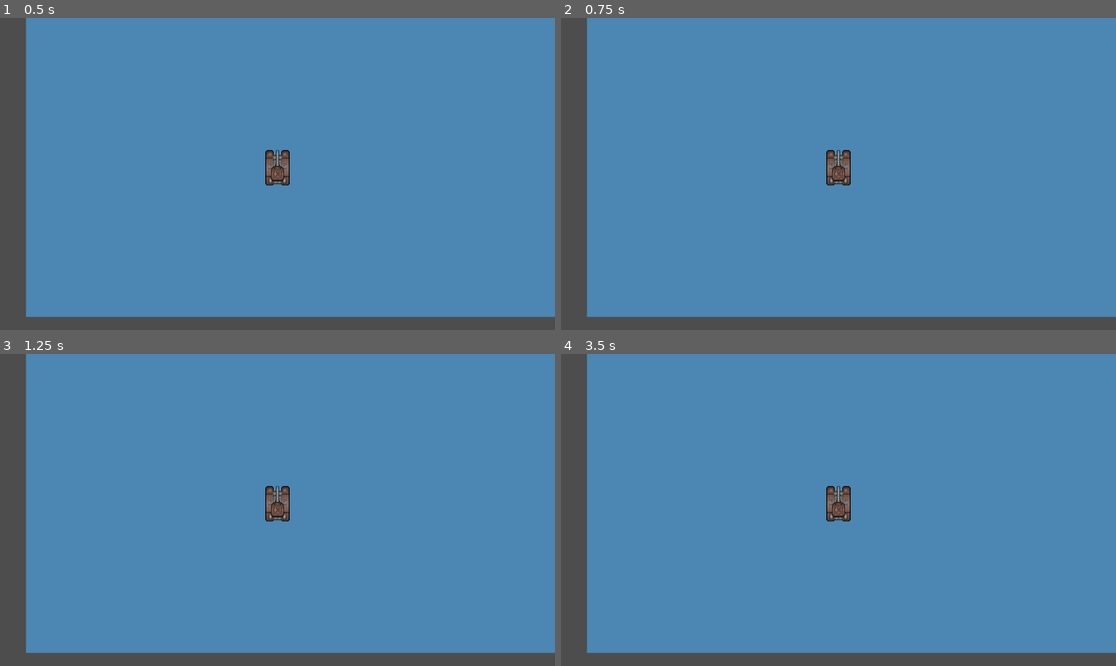
Above: before the commit, frames 1-4 (two rows, left to right).
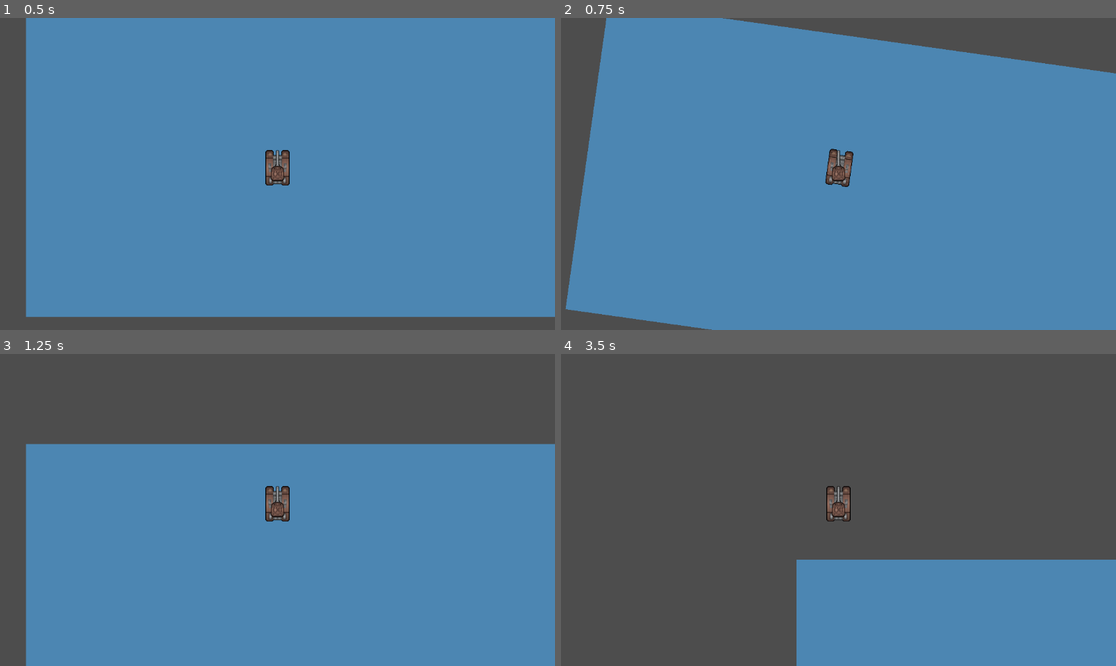
Above: after the commit, the same moments.

Repository: nullwithmending/JuniperDev-s-Very-Serious-Game-Jam-26
Game: Godot game, scene res://scenes/war_map.tscn
Two runs of this game, one before a commit and one after it. Both use one fixed random seed, a clock stepped at 60 frames per second and the inputs below. Before the commit the project has no main scene; this scene is started directly in both runs.
Inputs:
- Up to frame 1 (0.5 s): no input
- Up to frame 2 (0.75 s): tap Enter at 0.5 s; hold W (move_up, bound only after the commit) from 0.53 s (still down); tap Left (rotate_anticlockwise, bound only after the commit) at 0.6 s
- Up to frame 3 (1.25 s): keep holding W (move_up, bound only after the commit); tap Right (rotate_clockwise, bound only after the commit) at 0.8 s
- Up to frame 4 (3.5 s): tap Right (rotate_clockwise, bound only after the commit) at 1.35, 2.3, 2.85 s; tap Left (rotate_anticlockwise, bound only after the commit) at 1.55, 2.1, 3.05 s; release W (move_up, bound only after the commit) at 2.03 s; hold A (move_left, bound only after the commit) from 2.03 s (still down)

Frame 1 is identical in both runs. In frame 2, 12% of the frame differs, in the area x 0-100%, y 0-100%; in frame 3, 32%; in frame 4, 76%, in the area x 4-100%, y 0-100%.

Commit message:
forgot to add the other files :P

Diff:
--- a/project.godot
+++ b/project.godot
@@ -8,8 +8,52 @@
 
 config_version=5
 
+[animation]
+
+compatibility/default_parent_skeleton_in_mesh_instance_3d=true
+
 [application]
 
 config/name="Juniper26"
-config/features=PackedStringArray("4.4", "Forward Plus")
+run/main_scene="uid://bbm6tash1ov3x"
+config/features=PackedStringArray("4.7", "Forward Plus")
 config/icon="res://icon.svg"
+
+[input]
+
+move_left={
+"deadzone": 0.2,
+"events": [Object(InputEventKey,"resource_local_to_scene":false,"resource_name":"","device":-1,"window_id":0,"alt_pressed":false,"shift_pressed":false,"ctrl_pressed":false,"meta_pressed":false,"pressed":false,"keycode":0,"physical_keycode":65,"key_label":0,"unicode":97,"location":0,"echo":false,"script":null)
+]
+}
+move_right={
+"deadzone": 0.2,
+"events": [Object(InputEventKey,"resource_local_to_scene":false,"resource_name":"","device":-1,"window_id":0,"alt_pressed":false,"shift_pressed":false,"ctrl_pressed":false,"meta_pressed":false,"pressed":false,"keycode":0,"physical_keycode":68,"key_label":0,"unicode":100,"location":0,"echo":false,"script":null)
+]
+}
+move_up={
+"deadzone": 0.2,
+"events": [Object(InputEventKey,"resource_local_to_scene":false,"resource_name":"","device":-1,"window_id":0,"alt_pressed":false,"shift_pressed":false,"ctrl_pressed":false,"meta_pressed":false,"pressed":false,"keycode":0,"physical_keycode":87,"key_label":0,"unicode":119,"location":0,"echo":false,"script":null)
+]
+}
+move_down={
+"deadzone": 0.2,
+"events": [Object(InputEventKey,"resource_local_to_scene":false,"resource_name":"","device":-1,"window_id":0,"alt_pressed":false,"shift_pressed":false,"ctrl_pressed":false,"meta_pressed":false,"pressed":false,"keycode":0,"physical_keycode":83,"key_label":0,"unicode":115,"location":0,"echo":false,"script":null)
+]
+}
+rotate_clockwise={
+"deadzone": 0.2,
+"events": [Object(InputEventKey,"resource_local_to_scene":false,"resource_name":"","device":-1,"window_id":0,"alt_pressed":false,"shift_pressed":false,"ctrl_pressed":false,"meta_pressed":false,"pressed":false,"keycode":0,"physical_keycode":4194321,"key_label":0,"unicode":0,"location":0,"echo":false,"script":null)
+]
+}
+rotate_anticlockwise={
+"deadzone": 0.2,
+"events": [Object(InputEventKey,"resource_local_to_scene":false,"resource_name":"","device":-1,"window_id":0,"alt_pressed":false,"shift_pressed":false,"ctrl_pressed":false,"meta_pressed":false,"pressed":false,"keycode":0,"physical_keycode":4194319,"key_label":0,"unicode":0,"location":0,"echo":false,"script":null)
+]
+}
+shoot={
+"deadzone": 0.2,
+"events": [Object(InputEventKey,"resource_local_to_scene":false,"resource_name":"","device":-1,"window_id":0,"alt_pressed":false,"shift_pressed":false,"ctrl_pressed":false,"meta_pressed":false,"pressed":false,"keycode":0,"physical_keycode":32,"key_label":0,"unicode":32,"location":0,"echo":false,"script":null)
+, Object(InputEventKey,"resource_local_to_scene":false,"resource_name":"","device":-1,"window_id":0,"alt_pressed":false,"shift_pressed":false,"ctrl_pressed":false,"meta_pressed":false,"pressed":false,"keycode":0,"physical_keycode":4194309,"key_label":0,"unicode":0,"location":0,"echo":false,"script":null)
+]
+}
--- a/scenes/player_movement.gd
+++ b/scenes/player_movement.gd
@@ -1,10 +1,8 @@
 extends CharacterBody2D
-
 
 const SPEED = 300.0
 const ROTATION_SPEED = 2.0
 const JUMP_VELOCITY = -400.0
-
 
 func _physics_process(delta: float) -> void:
 	var direction : Vector2 = Input.get_vector("move_left", "move_right", "move_up", "move_down")
Not shown, changed: icon.svg.import
